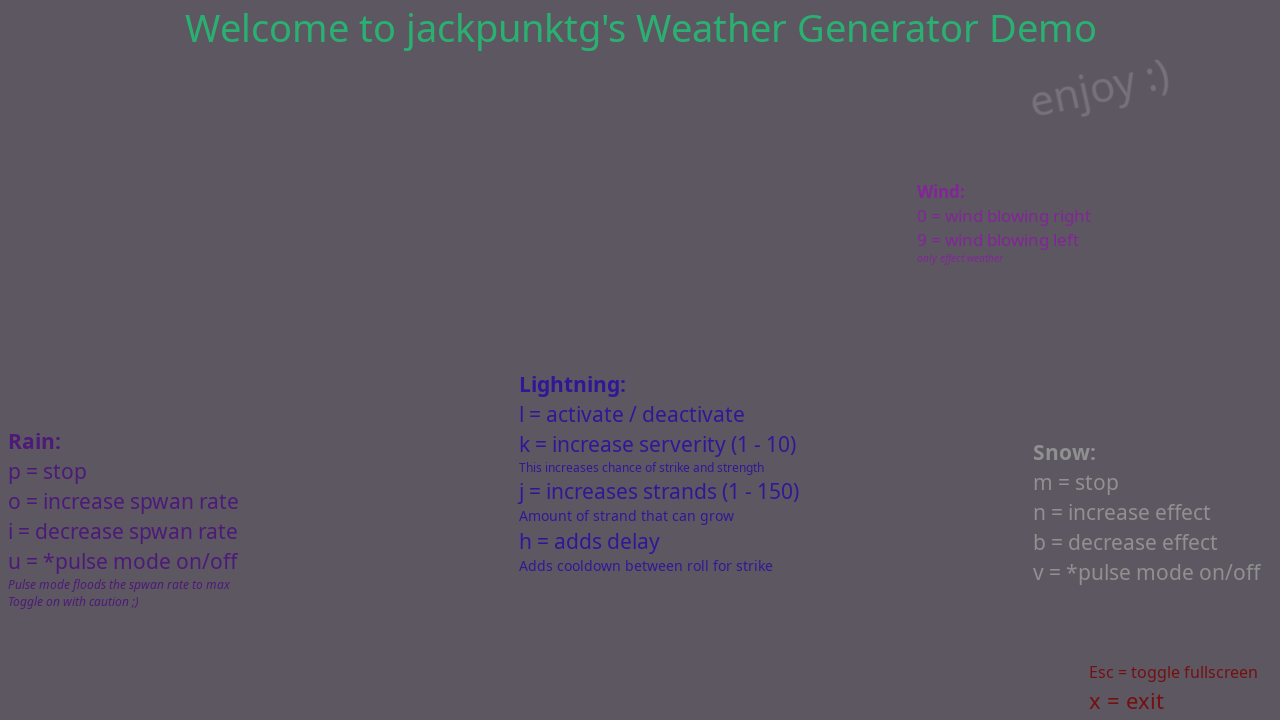
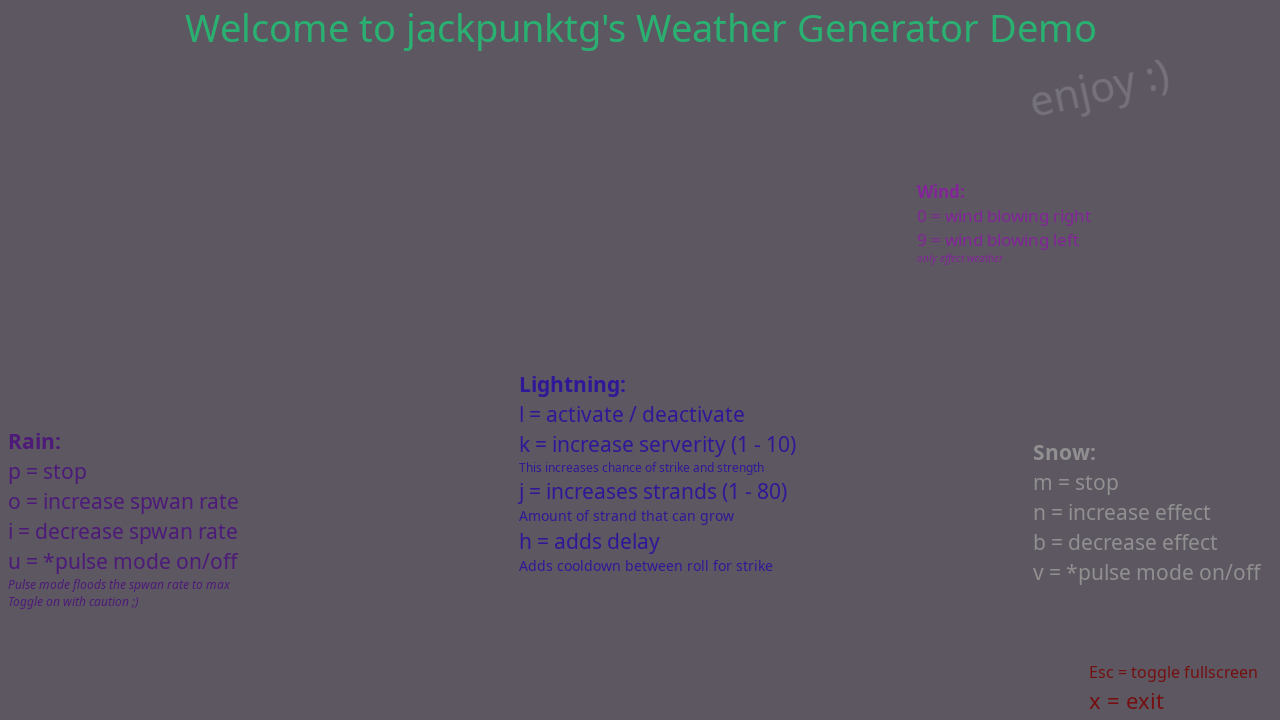
The second (1280, 720) image is a revision of the first. Changes to its layers:
painted on "Lightning: ..." over 758, 483, 799, 502
